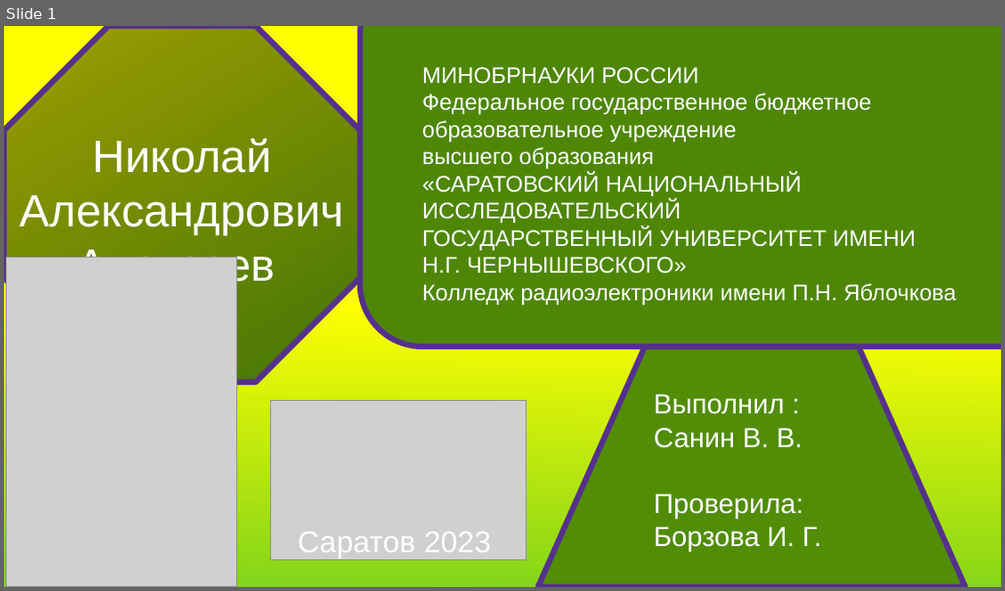
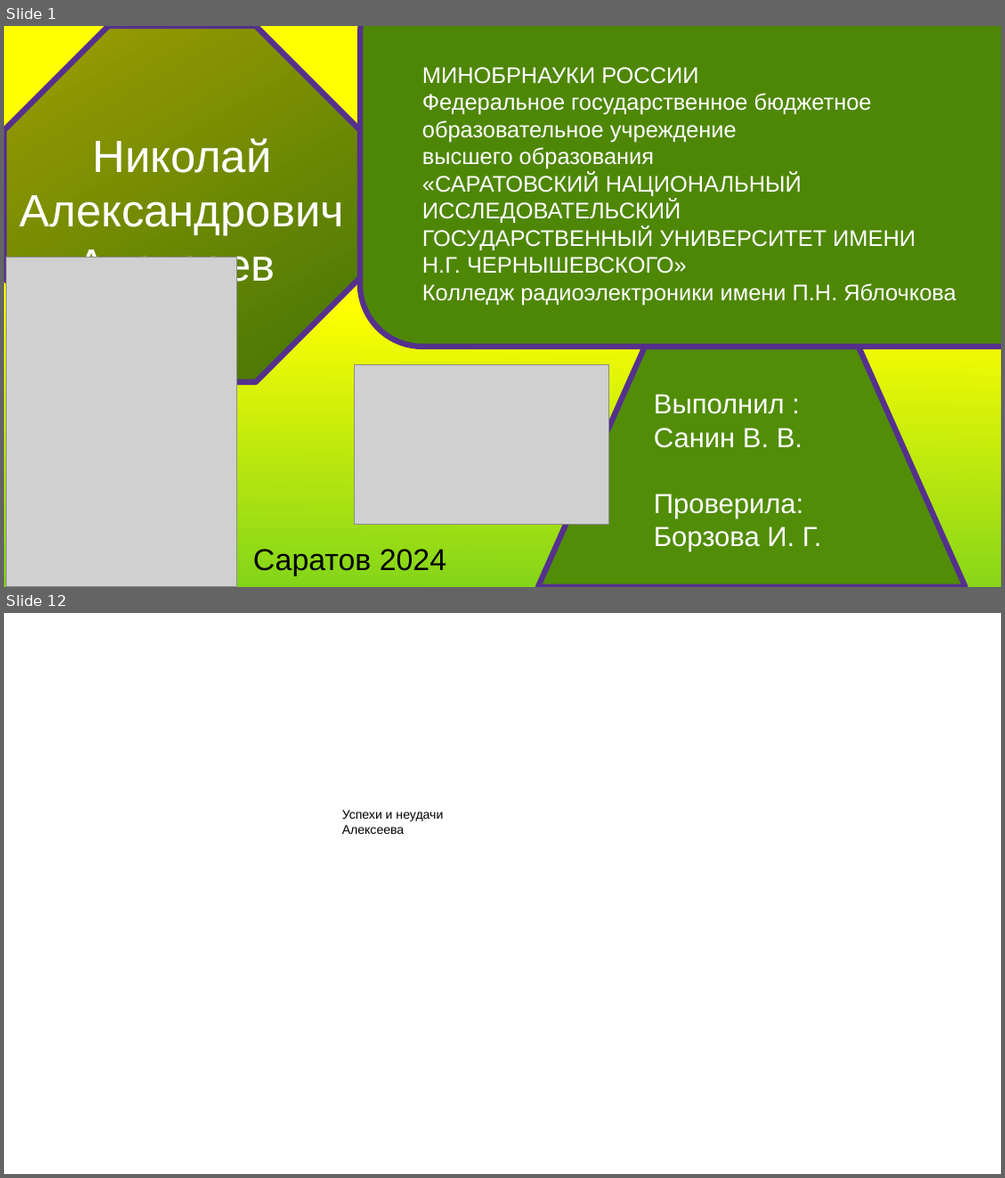
Before and after one commit to Vladsanin777/histori, a slide deck: Без имени 1.odp. Shown one above the other, each under a label of ours: slide 1 before the commit, slides 1 and 12 after it; the slides between them are not shown. The pictures are 1005x591 and 1005x1178 pixels, drawn with LibreOffice and Linux fonts; fonts in the diff are those of the drawing; grey boxes stand for pictures. Boxes give left, top, right and bottom in pixels: in the first picture for what was removed or moved away, otherwise in the second. Text is boxed around its words. In the diff, an @@ line names an element or a change of style, - is before the commit and + after.

```diff
--- a/Без имени 1.odp
+++ b/Без имени 1.odp
@@ slide 12 added at (4, 613, 1001, 1174), background #FFFFFF @@
@@ text added at (342, 810, 443, 834), 10 pt, text #000000 @@
+Успехи и неудачи Алексеева
@@ slide 1 changed as well @@
@@ picture: place and size @@
-picture at (271, 401, 526, 561)
+picture at (354, 364, 609, 524)
@@ text at (253, 548, 446, 575): text changed; text colour #FFFFFF to #000000 @@
-Саратов 2023
+Саратов 2024
```
Also in this commit, not shown: 14 other slides added, 5 slides removed, 1 other file.
